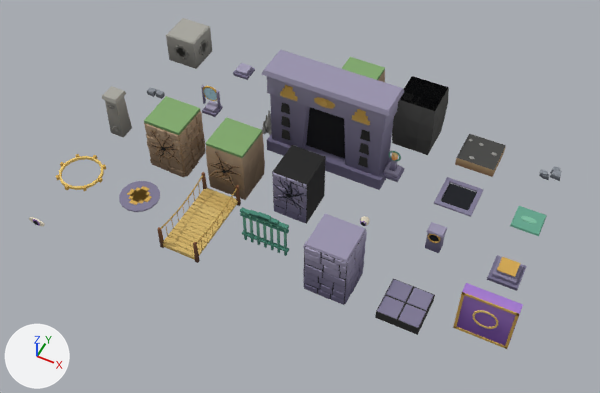
The Blender file assets/epiphany/lugares.blend: old version first, new version second.
The view is the same before and after, from a 50 mm lens placed at (22.7, -31.4, 30.5), pointed at (11.0, -7.9, 1.2). Arrows for +X, +Y and +Z are at lower left; the lights stay in place. The older version comes first.
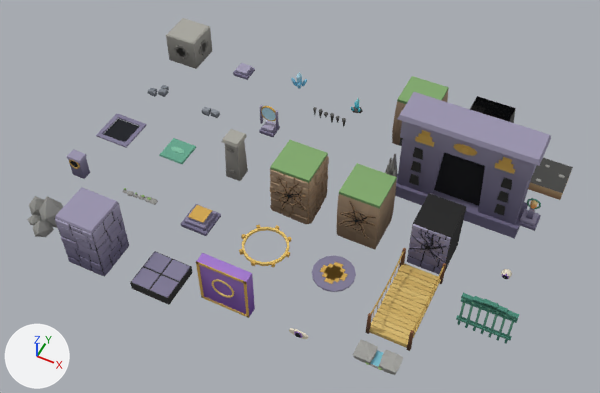
Location of each change, (x1, y1, x2, y2) in pixels of the pictures (600 x 393 px):
'fachada_templo', moved
    before: (262, 50, 404, 190)
    after: (395, 92, 551, 239)
'santuario_pared', moved
    before: (303, 214, 367, 305)
    after: (55, 187, 129, 277)
'muro_agrietado', moved
    before: (144, 96, 206, 177)
    after: (270, 140, 329, 224)
'muro_agrietado_risco', moved
    before: (205, 117, 265, 200)
    after: (336, 163, 397, 250)
'puente', moved
    before: (157, 172, 241, 263)
    after: (365, 248, 446, 351)
'muro_agrietado_templo', moved
    before: (272, 145, 326, 224)
    after: (407, 193, 466, 274)
'sello_losa', moved
    before: (453, 283, 523, 349)
    after: (196, 253, 255, 318)
'santuario_piso', moved
    before: (375, 279, 435, 335)
    after: (130, 251, 193, 305)
'cueva_pared', moved
    before: (392, 76, 449, 155)
    after: (470, 96, 516, 123)
'cueva_piso', moved
    before: (455, 134, 506, 177)
    after: (528, 158, 573, 200)
'reja', moved
    before: (240, 207, 289, 256)
    after: (456, 293, 519, 344)
'portal_disco', moved
    before: (119, 181, 160, 212)
    after: (312, 256, 356, 292)
'interruptor_marco', moved
    before: (434, 177, 484, 217)
    after: (96, 114, 147, 148)
'monolito', moved
    before: (102, 86, 132, 138)
    after: (222, 129, 248, 181)
'cueva_boca', moved
    before: (342, 57, 385, 82)
    after: (392, 76, 449, 146)
'pedestal', moved
    before: (487, 255, 527, 291)
    after: (181, 204, 221, 236)
'interruptor_placa', moved
    before: (510, 206, 547, 236)
    after: (159, 138, 196, 164)
'portal_anillo', moved
    before: (56, 154, 106, 191)
    after: (239, 224, 291, 267)
'rocas_rincon', added
    after: (27, 196, 63, 237)
'espejo_fijo', moved
    before: (201, 85, 223, 117)
    after: (259, 105, 280, 137)
'vertiente_pico', added
    after: (353, 340, 403, 375)
'ojo_pilar', moved
    before: (425, 222, 447, 253)
    after: (67, 149, 90, 179)
'fuente_luz', moved
    before: (384, 151, 405, 182)
    after: (520, 198, 541, 231)
'escombro_a', moved
    before: (539, 166, 562, 181)
    after: (147, 85, 169, 97)
'escombro_b', moved
    before: (147, 88, 165, 99)
    after: (202, 107, 220, 118)
'sello_ojo', moved
    before: (29, 217, 45, 226)
    after: (289, 328, 308, 339)
'orilla_piedras', added
    after: (122, 188, 158, 205)
'estalactitas_borde', added
    after: (313, 107, 346, 127)
'cristales_cueva', added
    after: (351, 98, 363, 113)

The change in detail:
Mesh me_estalactitas_borde is new.
It has 60 vertices, 42 faces and spans x -0.99..0.83, y -0.15..0.13, z 2.03..2.61.
It uses material mat_paleta (picture img_palette_png).
Mesh me_rocas_rincon is new.
It has 48 vertices, 80 faces and spans x -0.84..1.29, y -0.81..1.14, z 0.0..1.52.
It uses material mat_paleta (picture img_palette_png).
Mesh me_cristales_cueva is new.
It has 82 vertices, 110 faces and spans x -0.335..0.333, y -0.303..0.255, z 0.0..0.95.
It uses material mat_paleta (picture img_palette_png).
Mesh me_orilla_piedras is new.
It has 132 vertices, 220 faces and spans x -0.98..0.98, y -0.19..0.24, z -0.04..0.1.
It uses material mat_paleta (picture img_palette_png).
Mesh me_vertiente_pico is new.
It has 200 vertices, 370 faces and spans x -0.99..1.0, y -0.13..0.8, z -0.7..0.25.
It uses material mat_paleta (picture img_palette_png).
Object 'cueva_boca' (ob_cueva_boca) moves from (10.5, 0.0, 0.0) to (14.0, 0.0, 0.0).
Object 'cueva_pared' (ob_cueva_pared) moves from (14.0, 0.0, 0.0) to (17.5, 0.0, 0.0).
Object 'cueva_piso' (ob_cueva_piso) moves from (17.5, 0.0, 0.0) to (21.0, 0.0, 0.0).
Object 'muro_agrietado' (ob_muro_agrietado) moves from (3.5, -7.0, 0.0) to (10.5, -7.0, 0.0).
Object 'muro_agrietado_risco' (ob_muro_agrietado_risco) moves from (7.0, -7.0, 0.0) to (14.0, -7.0, 0.0).
Object 'muro_agrietado_templo' (ob_muro_agrietado_templo) moves from (10.5, -7.0, 0.0) to (17.5, -7.0, 0.0).
Object 'escombro_a' (ob_escombro_a) moves from (21.0, 0.0, 0.0) to (0.0, -3.5, 0.0).
Object 'escombro_b' (ob_escombro_b) moves from (0.0, -3.5, 0.0) to (3.5, -3.5, 0.0).
Object 'santuario_piso' (ob_santuario_piso) moves from (17.5, -10.5, 0.0) to (7.0, -14.0, 0.0).
Object 'santuario_pared' (ob_santuario_pared) moves from (14.0, -10.5, 0.0) to (3.5, -14.0, 0.0).
Object 'pedestal' (ob_pedestal) moves from (21.0, -7.0, 0.0) to (7.0, -10.5, 0.0).
Object 'fuente_luz' (ob_fuente_luz) moves from (14.0, -3.5, 0.0) to (21.0, -3.5, 0.0).
Object 'espejo_fijo' (ob_espejo_fijo) moves from (3.5, -3.5, 0.0) to (7.0, -3.5, 0.0).
Object 'reja' (ob_reja) moves from (10.5, -10.5, 0.0) to (21.0, -10.5, 0.0).
Object 'interruptor_marco' (ob_interruptor_marco) moves from (17.5, -3.5, 0.0) to (0.0, -7.0, 0.0).
Object 'interruptor_placa' (ob_interruptor_placa) moves from (21.0, -3.5, 0.0) to (3.5, -7.0, 0.0).
Object 'ojo_pilar' (ob_ojo_pilar) moves from (17.5, -7.0, 0.0) to (0.0, -10.5, 0.0).
Object 'puente' (ob_puente) moves from (7.0, -10.5, 0.0) to (17.5, -10.5, 0.0).
Object 'fachada_templo' (ob_fachada_templo) moves from (10.5, -3.5, 0.0) to (17.5, -3.5, 0.0).
Object 'sello_losa' (ob_sello_losa) moves from (21.0, -10.5, 0.0) to (10.5, -14.0, 0.0).
Object 'sello_ojo' (ob_sello_ojo) moves from (0.0, -14.0, 0.0) to (14.0, -14.0, 0.0).
Object 'portal_disco' (ob_portal_disco) moves from (3.5, -10.5, 0.0) to (14.0, -10.5, 0.0).
Object 'portal_anillo' (ob_portal_anillo) moves from (0.0, -10.5, 0.0) to (10.5, -10.5, 0.0).
Object 'monolito' (ob_monolito) moves from (0.0, -7.0, 0.0) to (7.0, -7.0, 0.0).
Object 'estalactitas_borde' (ob_estalactitas_borde) is new; it shows me_estalactitas_borde.
Its location is (10.5, -3.5, 0.0).
Object 'rocas_rincon' (ob_rocas_rincon) is new; it shows me_rocas_rincon.
Its location is (0.0, -14.0, 0.0).
Object 'cristales_cueva' (ob_cristales_cueva) is new; it shows me_cristales_cueva.
Its location is (10.5, 0.0, 0.0).
Object 'orilla_piedras' (ob_orilla_piedras) is new; it shows me_orilla_piedras.
Its location is (3.5, -10.5, 0.0).
Object 'vertiente_pico' (ob_vertiente_pico) is new; it shows me_vertiente_pico.
Its location is (17.5, -14.0, 0.0).
